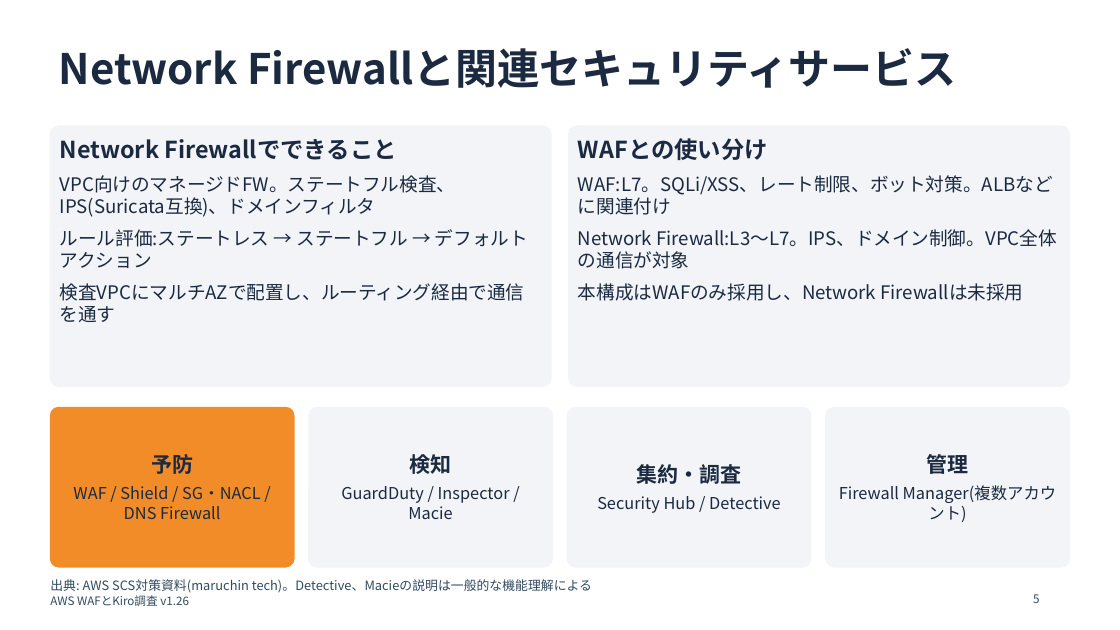
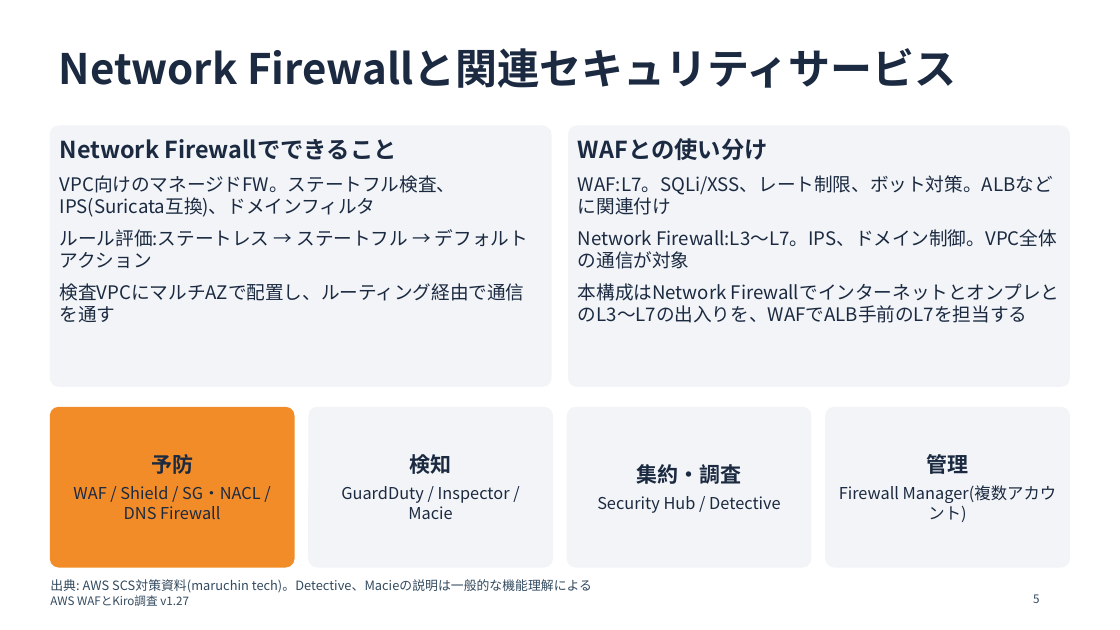
Before and after one commit to w-index-m/kiro-aws, a slide deck: slide 5 of 07_AWS_WAFとKiro調査/docs/AWS_WAFとKiro調査.pptx. Drawn at 1120x630 pixels with LibreOffice and Linux fonts; fonts in the diff are those of the drawing. Boxes give left, top, right and bottom in pixels: in the first picture for what was removed or moved away, otherwise in the second. Text is boxed around its words. In the diff, an @@ line names an element or a change of style, - is before the commit and + after.

```diff
--- a/07_AWS_WAFとKiro調査/docs/AWS_WAFとKiro調査.pptx
+++ b/07_AWS_WAFとKiro調査/docs/AWS_WAFとKiro調査.pptx
@@ text at (578,283,1027,323): text changed @@
-本構成はWAFのみ採用し、Network Firewallは未採用
+本構成はNetwork FirewallでインターネットとオンプレとのL3〜L7の出入りを、WAFでALB手前のL7を担当する
@@ text at (50,595,189,606): text changed @@
-AWS WAFとKiro調査 v1.26
+AWS WAFとKiro調査 v1.27
```
Also in this commit, not shown: 40 other slides changed, 5 other files.
